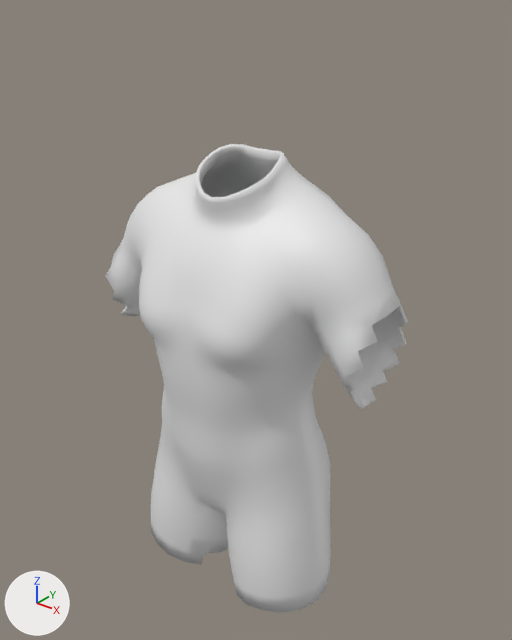
Before and after pictures for a commit that changed the FBX model unity/Assets/Art/Chars/Garments/guard_servant.fbx.
Both versions are drawn from a 50 mm camera at (0.808, -0.989, 1.907) aimed at (0.016, 0.0, 1.294). Arrows for +X, +Y and +Z are at lower left; the lights stay in place. The picture after the commit comes second.

Names of what the first picture shows: 'garment_guard_servant'.
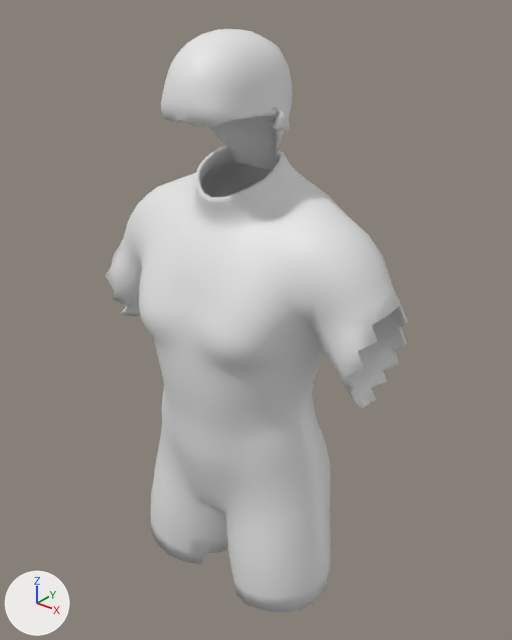
Changed parts and their boxes [x1, y1, x2, y2] in the pictures (512 x 640 px):
'garment_guard_servant', reshaped (25% taller): before [105, 144, 408, 612]; after [105, 29, 408, 612]
part 1 of me_garment_guard_servant, added: after [161, 29, 292, 171]

The change, as a diff of the scene's bpy script:
```diff
--- a/unity/Assets/Art/Chars/Garments/guard_servant.fbx.py
+++ b/unity/Assets/Art/Chars/Garments/guard_servant.fbx.py
@@ mat_hair @@
+mat_hair = principled_material('hair')
+mat_hair.base_color = (0.8, 0.8, 0.8)  # white #e7e7e7
@@ me_garment_guard_servant @@
 # used by ob_garment_guard_servant; location = (0.0, 0.0, 0.0)
-me_garment_guard_servant.from_pydata(...)  # 2868 vertices, 2874 faces; spans x -0.321..0.321, y -0.191..0.123, z 0.691..1.626
+me_garment_guard_servant.from_pydata(...)  # 5168 vertices, 5182 faces; spans x -0.321..0.321, y -0.191..0.123, z 0.691..1.83
+# me_garment_guard_servant part 1: a new loose piece of 1812 vertices spanning x -0.111..0.111, y -0.172..0.067, z 1.586..1.83, in mat_hair (white #e7e7e7)
+# other edits to the shape of me_garment_guard_servant do not show in these pictures
 me_garment_guard_servant.materials.append(mat_cloth)
+me_garment_guard_servant.materials.append(mat_hair)  # white #e7e7e7
```
